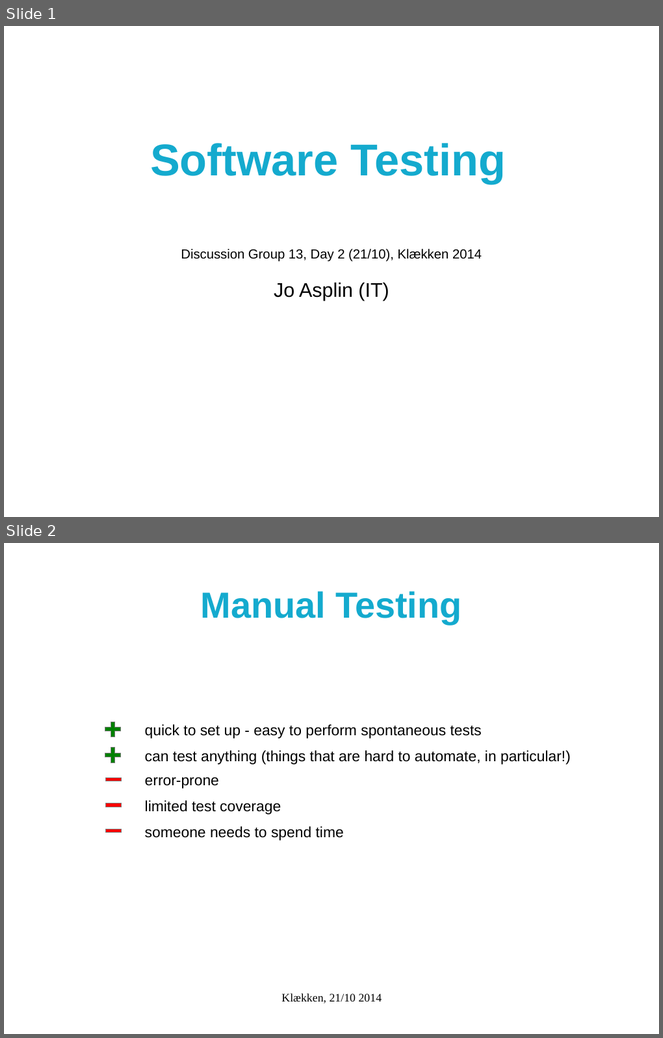
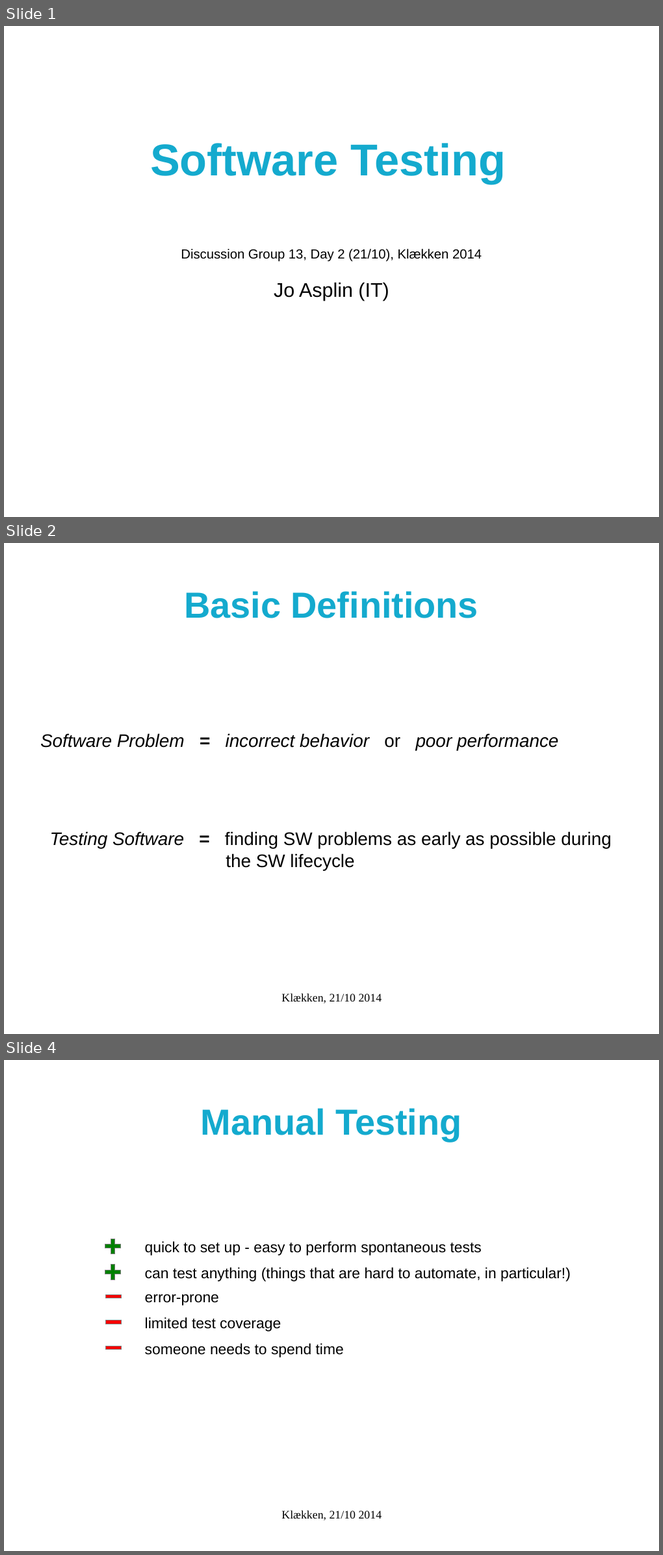
Before and after one commit to metno/mgp, a slide deck: klekken_2014/sw-testing/sw-testing.odp. Shown one above the other, each under a label of ours: slides 1 and 2 before the commit, slides 1, 2 and 4 after it; the slides between them are not shown. The pictures are 663x1038 and 663x1555 pixels, drawn with LibreOffice and Linux fonts; fonts in the diff are those of the drawing; background and template pictures are left out. Boxes give left, top, right and bottom in pixels: in the first picture for what was removed or moved away, otherwise in the second. Text is boxed around its words. In the diff, an @@ line names an element or a change of style, - is before the commit and + after.

```diff
--- a/klekken_2014/sw-testing/sw-testing.odp
+++ b/klekken_2014/sw-testing/sw-testing.odp
@@ slide 2 added at bbox=[4, 543, 659, 1034], background #FFFFFF @@
@@ title added at bbox=[184, 591, 478, 618], 44 pt, text #14AACE, bold @@
+Basic Definitions
@@ text added at bbox=[40, 733, 558, 750], 22 pt, text #000000, italic @@
+Software Problem = incorrect behavior or poor performance
@@ text added at bbox=[50, 832, 611, 871], 22 pt, text #000000 @@
+Testing Software = finding SW problems as early as possible during
+the SW lifecycle
@@ text added at bbox=[282, 993, 382, 1004], 14 pt, text #000000 @@
+Klækken, 21/10 2014
@@ what was slide 2 is now slide 4 @@
```
Also in this commit, not shown: 3 slides changed, 2 other slides added, 2 slides removed, 1 other file.
